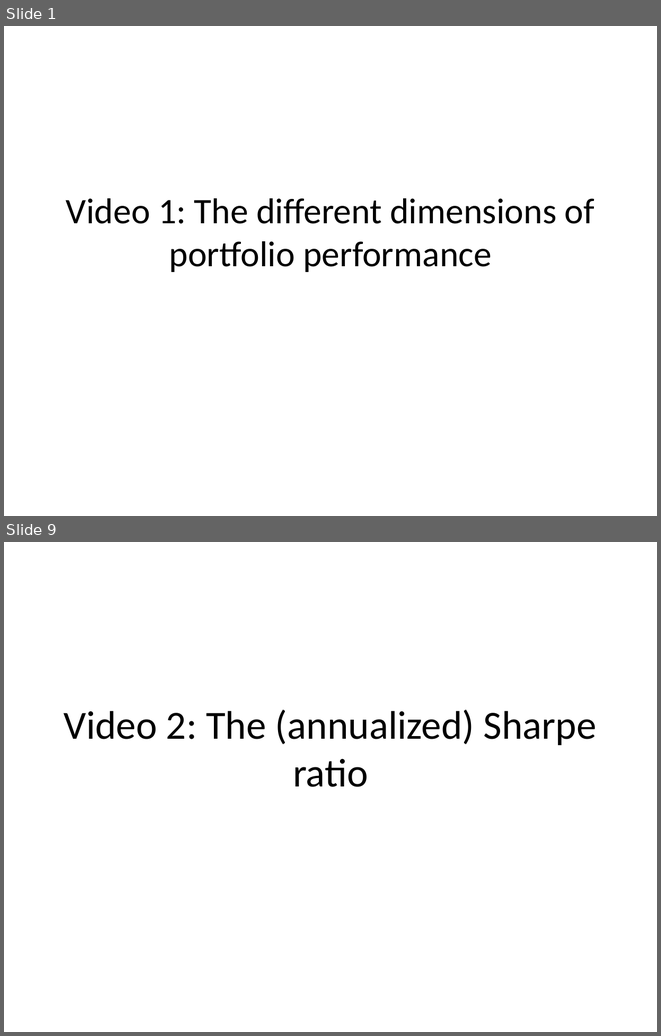
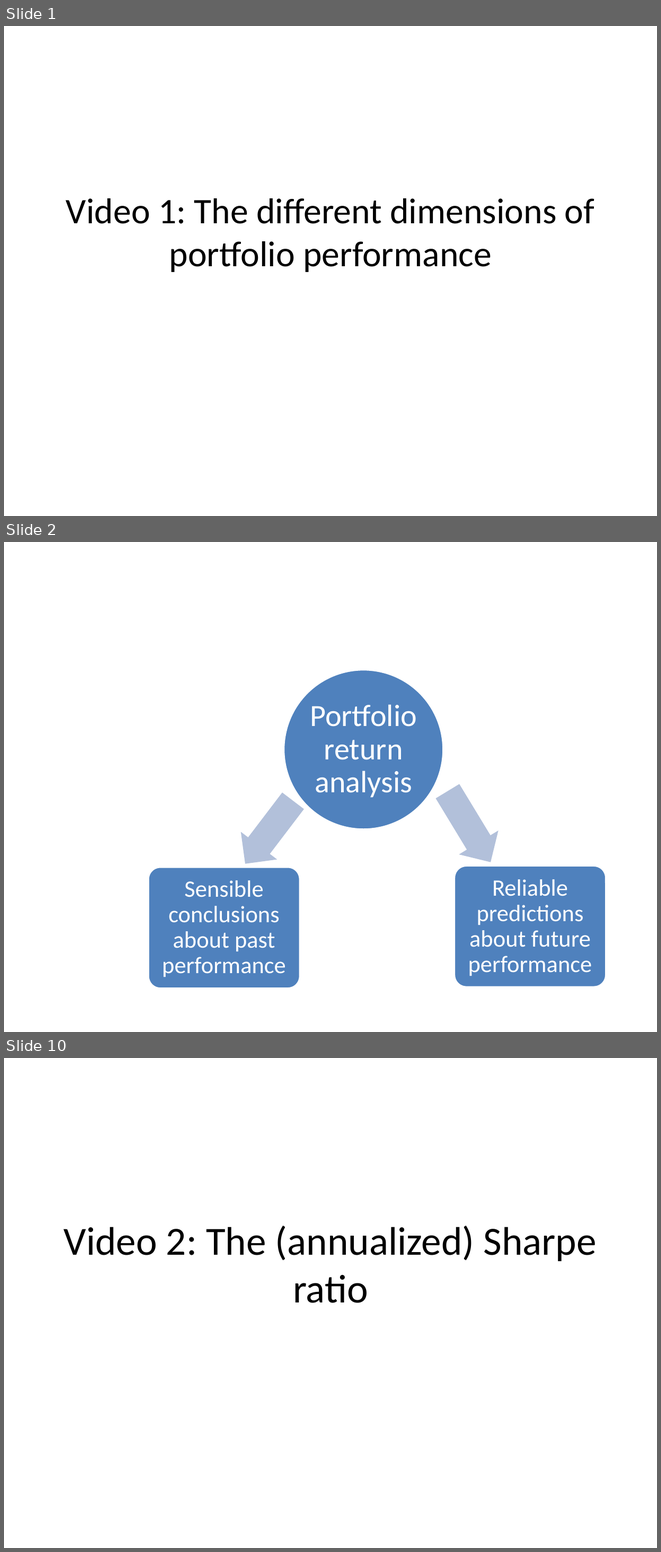
Before and after one commit to saciestudio/courses-intro-portfolio-analysis, a slide deck: scripts/Chapter2.pptx. Shown one above the other, each under a label of ours: slides 1 and 9 before the commit, slides 1, 2 and 10 after it; the slides between them are not shown. The pictures are 661x1036 and 661x1552 pixels, drawn with LibreOffice and Linux fonts; fonts in the diff are those of the drawing. Boxes give left, top, right and bottom in pixels: in the first picture for what was removed or moved away, otherwise in the second. Text is boxed around its words. In the diff, an @@ line names an element or a change of style, - is before the commit and + after.

```diff
--- a/scripts/Chapter2.pptx
+++ b/scripts/Chapter2.pptx
@@ slide 2 added at [4,542,657,1032], background #FFFFFF @@
@@ group added at [148,669,606,988]: 3 texts, 2 left arrows, 2 rounded rectangles, 1 ellipse @@
+Portfolio return analysis
+Sensible conclusions about past performance
+Reliable predictions about future performance
@@ what was slide 9 is now slide 10 @@
```
Also in this commit, not shown: 19 other slides added, 2 slides removed, 3 other files.
